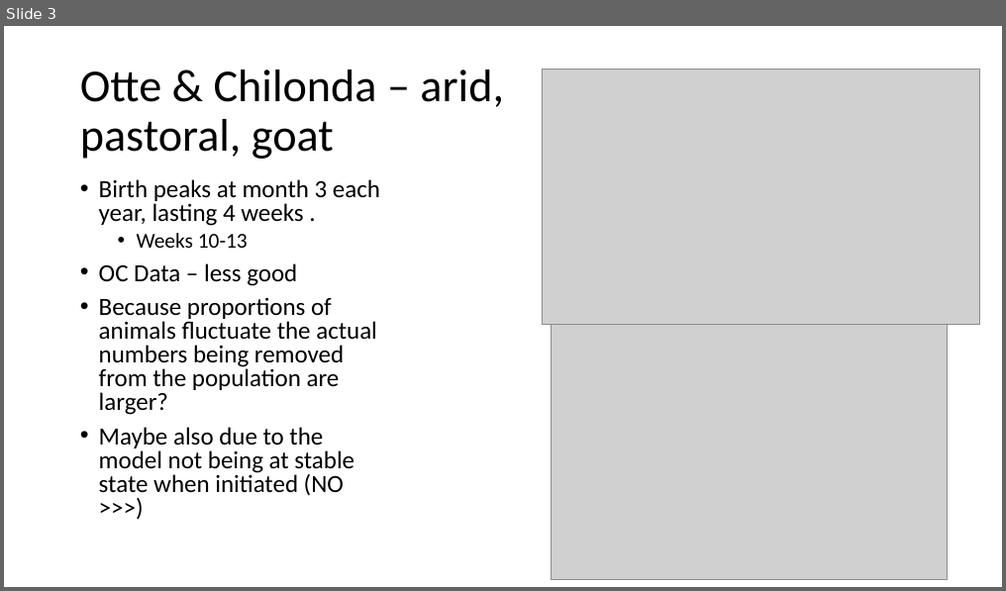
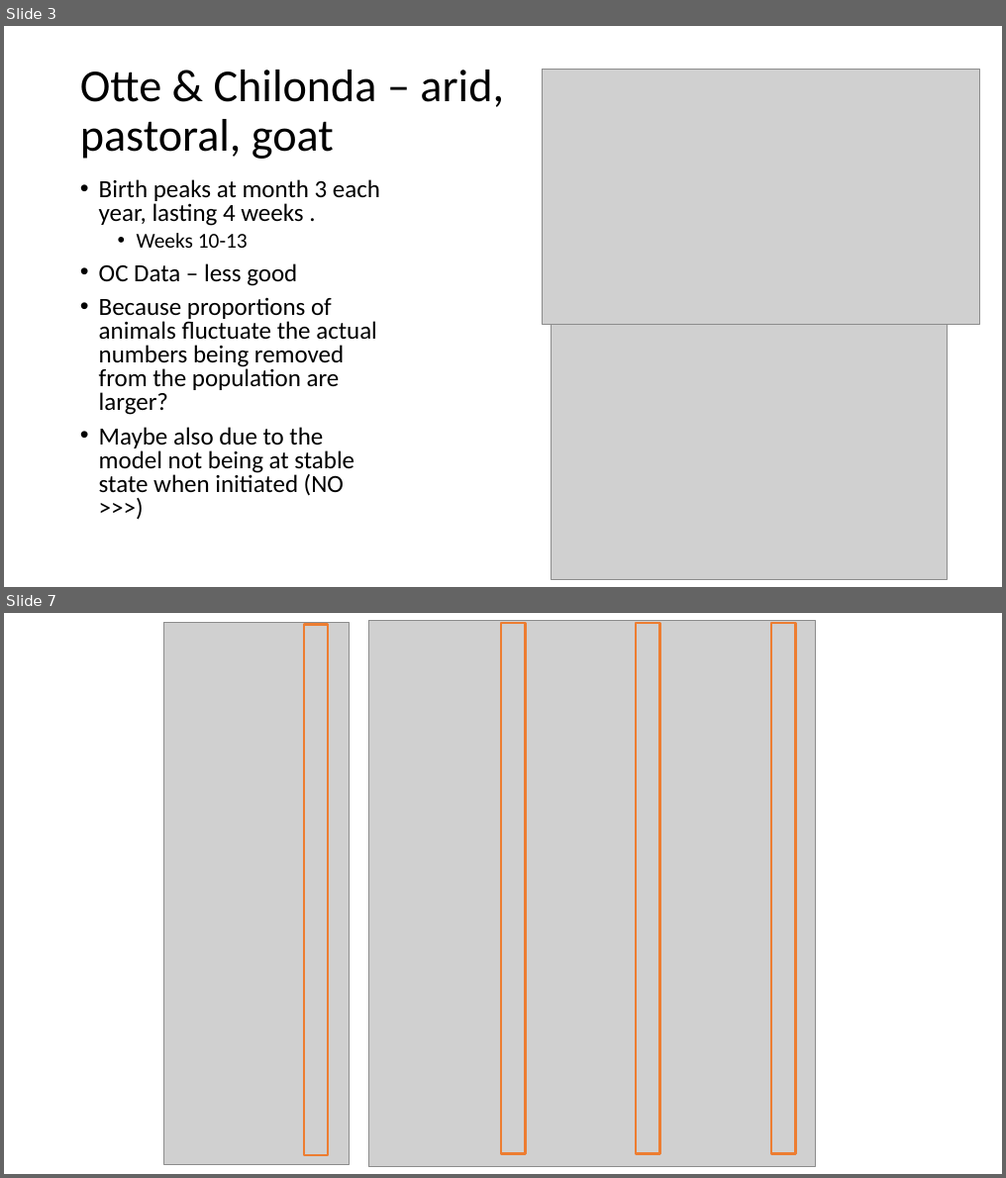
Before and after one commit to BethSavagar/demographic_model_1, a slide deck: presentations/seasonalbirths.pptx. Shown one above the other, each under a label of ours: slide 3 before the commit, slides 3 and 7 after it; the slides between them are not shown. The pictures are 1006x591 and 1006x1178 pixels, drawn with LibreOffice and Linux fonts; fonts in the diff are those of the drawing; grey boxes stand for pictures. Boxes give left, top, right and bottom in pixels: in the first picture for what was removed or moved away, otherwise in the second. Text is boxed around its words. In the diff, an @@ line names an element or a change of style, - is before the commit and + after.

```diff
--- a/presentations/seasonalbirths.pptx
+++ b/presentations/seasonalbirths.pptx
@@ slide 7 added at bbox=[4, 613, 1002, 1174], background #FFFFFF @@
@@ picture added at bbox=[164, 623, 350, 1164] @@
@@ rectangle added at bbox=[304, 624, 328, 1156], outline #ED7D31 2.25 pt @@
@@ picture added at bbox=[368, 620, 816, 1167] @@
@@ rectangle added at bbox=[501, 623, 525, 1155], outline #ED7D31 2.25 pt @@
@@ rectangle added at bbox=[636, 623, 659, 1155], outline #ED7D31 2.25 pt @@
@@ rectangle added at bbox=[771, 623, 795, 1155], outline #ED7D31 2.25 pt @@
```
Also in this commit, not shown: 1 slide changed, 3 other slides added, 1 other file.
